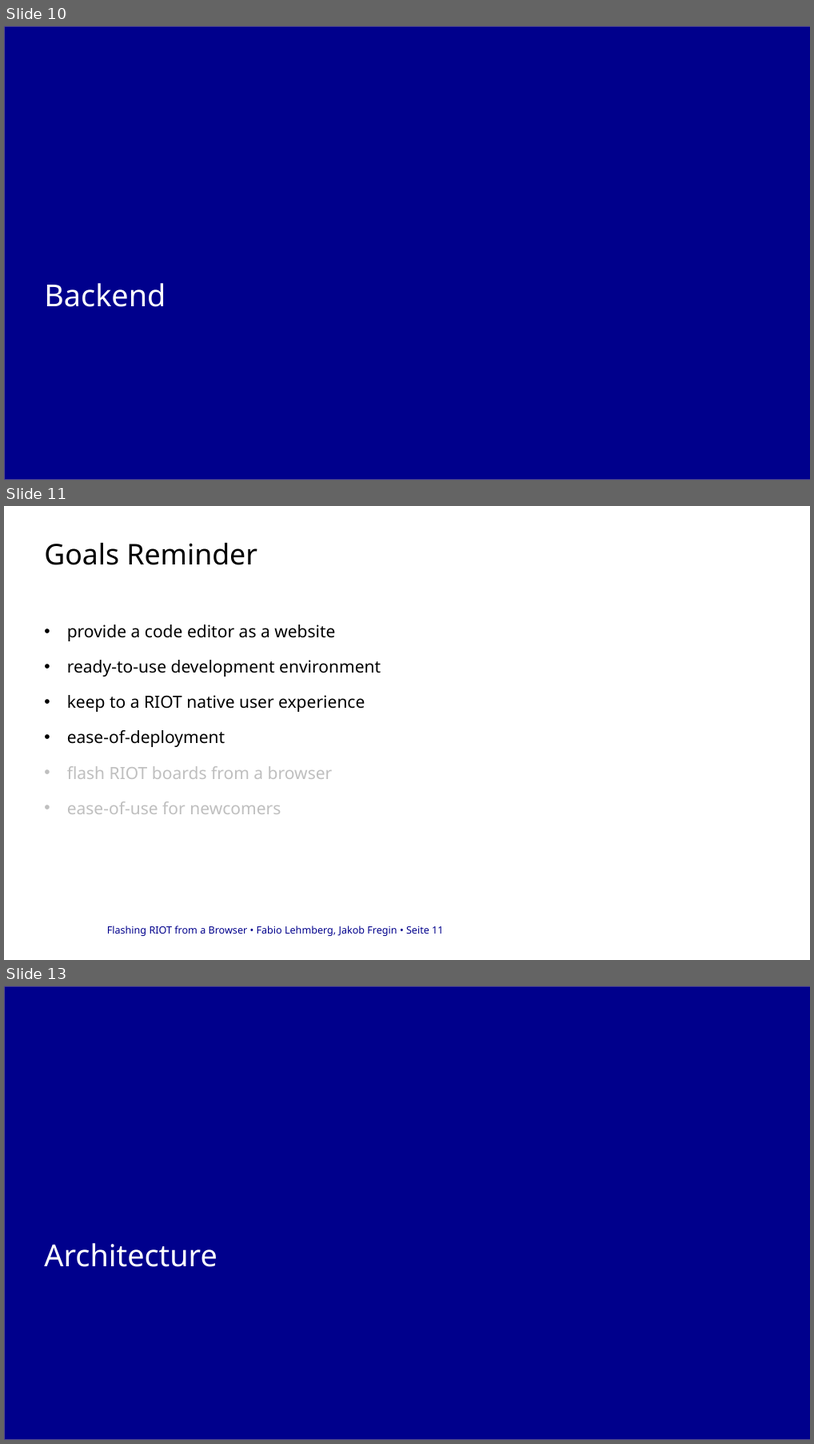
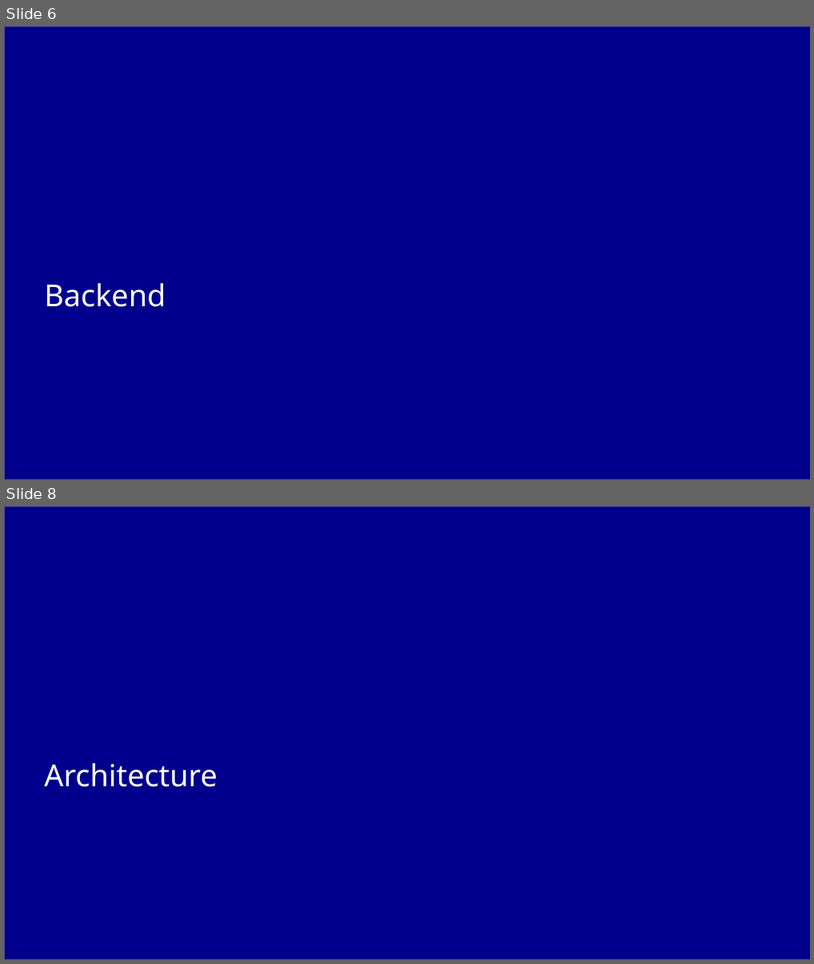
Before and after one commit to cheater78/RIOT-WebEditor, a slide deck: docs/project-log/RIoTPresentation.pptx. Shown one above the other, each under a label of ours: slides 10, 11 and 13 before the commit, slides 6 and 8 after it; the slides between them are not shown. The pictures are 814x1444 and 814x964 pixels, drawn with LibreOffice and Linux fonts; fonts in the diff are those of the drawing; background and template pictures are left out. Boxes give left, top, right and bottom in pixels: in the first picture for what was removed or moved away, otherwise in the second. Text is boxed around its words. In the diff, an @@ line names an element or a change of style, - is before the commit and + after.

```diff
--- a/docs/project-log/RIoTPresentation.pptx
+++ b/docs/project-log/RIoTPresentation.pptx
@@ slide 11 removed at box(4, 506, 810, 960), background #FFFFFF @@
@@ title removed at box(44, 543, 258, 565) @@
-Goals Reminder
@@ text removed at box(67, 624, 381, 814) @@
-• provide a code editor as a website
-• ready-to-use development environment
-• keep to a RIOT native user experience
-• ease-of-deployment
-• flash RIOT boards from a browser
-• ease-of-use for newcomers
@@ text removed at box(107, 925, 443, 936) @@
-Flashing RIOT from a Browser • Fabio Lehmberg, Jakob Fregin • Seite 11
@@ what was slide 10 is now slide 6 @@
@@ what was slide 13 is now slide 8 @@
```
Also in this commit, not shown: 8 slides changed, 1 slide added, 8 other slides removed, 1 other file.
